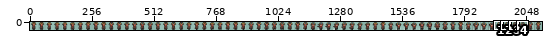
A sprite sheet gets an edit: assets/player/player_sheet.png. Above, an overview of the earlier version with the close-up marked.
Close-up. Before:
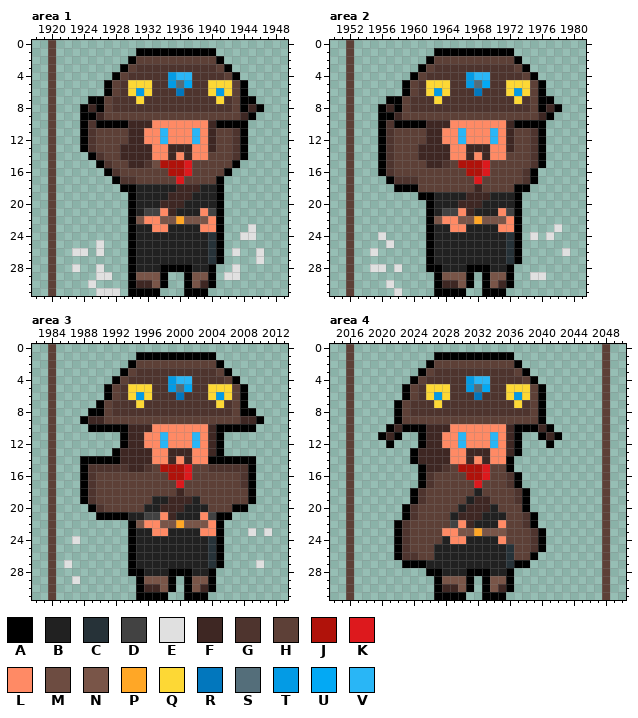
The file is 2112x32 pixels. Shown: area 1: x 1918..1949, y 0..31; area 2: x 1950..1981, y 0..31; area 3: x 1982..2013, y 0..31; area 4: x 2014..2050, y 0..31. The wide view leaves out empty margins. The commit also changed other parts of the picture, which this record leaves out.
Palette (. is transparent): A #000000  B #212121  C #263238  D #424242  E #e0e0e0  F #3e2723  G #4e342e  H #5d4037  J #b0120a  K #dd191d  L #ff8a65  M #6d4c41  N #795548  P #ffa726  Q #fdd835  R #0277bd  S #546e7a  T #039be5  U #03a9f4  V #29b6f6
Pixels before, area 1, first column x 1920:
 0 H..........................
 1 H..........AAAAAAAAAA......
 2 H.........AHHHHHHHHHHA.....
 3 H........AHGGGGGGGGGGHA....
 4 H.......AHGGGGGTVVGGGGHA...
 5 H......AHGQQQGGTSUGGQQQHA..
 6 H......AHGQTQGGGRGGGQTQHA..
 7 H....AAHGGGQGGGGGGGGGQGHAA.
 8 H...AFAHGGGGGGGGGGGGGGGHAFA
 9 H...AAFHHHHHHHHHHHHHHHHHFA.
10 H...AGAAAAFFFLLLLLLLFAAAA..
11 H...AGHHHHFFLLVLLLVLFHHGA..
12 H...AGHHHHFFLLVLLLVLFHHGA..
13 H...AGHHHFFFFLLFFFLLFHHGA..
14 H....AGHHFFFFLLFLFLLHHHGA..
15 H.....AGHHFFGMJJJKHHHHHA...
16 H......AGHHHHHHJJKHHHHA....
17 H.......AGGHHHHHKHHHHA.....
18 H........AABBBBBFFFBBA.....
19 H.........ABBBBFFFBBBA.....
20 H.........ABBBFFFBBBBA.....
21 H.........ABDDLFBBBLDA.....
22 H.........ANLLNNPNNNLA.....
23 H.........ABBLLBBBBLLA...E.
24 H.........ABBBBBBBBBCA..EE.
25 H.....E...ABBBBBBBBBCA.....
26 H..EE.E...ABBBBBBBBBCA.E..E
27 H.........ABBBBBBBBBCA....E
28 H..E..E...ABBBAAAABBA..E...
29 H.....EE..ANNNA..ANNA.EE...
30 H....E....AFFNA..ANFA......
31 H.....EEE.AAAA...AAA.......
Pixels before, area 2, first column x 1952:
 0 H...........................
 1 H..........AAAAAAAAAA.......
 2 H.........AHHHHHHHHHHA......
 3 H........AHGGGGGGGGGGHA.....
 4 H.......AHGGGGGTVVGGGGHA....
 5 H......AHGQQQGGTSUGGQQQHA...
 6 H......AHGQTQGGGRGGGQTQHA...
 7 H....AAHGGGQGGGGGGGGGQGHAA..
 8 H...AFAHGGGGGGGGGGGGGGGHAFA.
 9 H...AAFHHHHHHHHHHHHHHHHHFA..
10 H...AGAAAAFFFLLLLLLLFAAAA...
11 H...AGHHHHFFLLVLLLVLFHHGA...
12 H...AGHHHHFFLLVLLLVLFHHGA...
13 H...AGHHHFFFFLLFFFLLFHHGA...
14 H...AGHHHFFFFLLFLFLLHHHGA...
15 H...AGHHHHFFGHJJJKHHHHHGA...
16 H...AGHHHHHHHHHJJKHHHHGA....
17 H....AGGGHHHHHHHKHHHHHGA....
18 H.....AAAHHHHHHHFHHHHAA.....
19 H........AABBBBFFFBBBA......
20 H.........ABBBFFFBBBBA......
21 H.........ABDDLFBBBLDA......
22 H.........ANLLNNPNNNLA......
23 H.........ABBLLBBBBLLA....E.
24 H...E.....ABBBBBBBBBCA.E.E..
25 H....E....ABBBBBBBBBCA......
26 H..E......ABBBBBBBBBCA.....E
27 H.........ABBBBBBBBBCA......
28 H..EE.E...AABBBAAABBA.......
29 H..........ANNNA.ANNA..EE...
30 H....E.....AFFNA.ANFA.......
31 H.....E....AAAA..AAA........
Pixels before, area 3, first column x 1984:
 0 H...........................
 1 H..........AAAAAAAAAA.......
 2 H.........AHHHHHHHHHHA......
 3 H........AHGGGGGGGGGGHA.....
 4 H.......AHGGGGGTVVGGGGHA....
 5 H......AHGQQQGGTSUGGQQQHA...
 6 H......AHGQTQGGGRGGGQTQHA...
 7 H.....AHGGGQGGGGGGGGGQGHA...
 8 H....AAHGGGGGGGGGGGGGGGHAA..
 9 H...AFFHHHHHHHHHHHHHHHHHFFA.
10 H....AAAAAFFFLLLLLLLFAAAAA..
11 H........AFFLLVLLLVLFA......
12 H........AFFLLVLLLVLFA......
13 H.......AFFFFLLFFFLLFA......
14 H...AAAAAFFFFLLFLFLLAAAAAA..
15 H...AGGGGGFFGHJJJKHHGGGGGA..
16 H...AGHHHHHHHHHJJKHHHHHHGA..
17 H...AGHHHHHHHHHHKHHHHHHHGA..
18 H...AGHHHHHHHHHHFHHHHHHHHA..
19 H...AGHHHHHHHBBFFFBHHHHHHA..
20 H....AGHHHHHBBFFFBBBHHHAA...
21 H.....AAAABBDDLFBBBLDAA.....
22 H.........ANLLNNPNNNLA......
23 H.........ABBLLBBBBLLA...E.E
24 H..E......ABBBBBBBBBCA......
25 H.........ABBBBBBBBBCA......
26 H.........ABBBBBBBBBCA......
27 H.E.......ABBBBBBBBBCA....E.
28 H.........AABBBAAABBA.......
29 H..E.......ANNNA.ANNA.......
30 H..........AFFNA.ANFA.......
31 H..........AAAA..AAA........
Pixels before, area 4, first column x 2016:
 0 H...............................H
 1 H..........AAAAAAAAAA...........H
 2 H.........AHHHHHHHHHHA..........H
 3 H........AHGGGGGGGGGGHA.........H
 4 H.......AHGGGGGTVVGGGGHA........H
 5 H......AHGQQQGGTSUGGQQQHA.......H
 6 H......AHGQTQGGGRGGGQTQHA.......H
 7 H.....AHGGGQGGGGGGGGGQGHA.......H
 8 H.....AHGGGGGGGGGGGGGGGHA.......H
 9 H.....AHHHHHHHHHHHHHHHHHA.......H
10 H....AFAAAFFFLLLLLLLFAAAFA......H
11 H...AFA..AFFLLVLLLVLFA..AFA.....H
12 H....A...AFFLLVLLLVLFA...A......H
13 H.......AFFFFLLFFFLLFA..........H
14 H.......AFFFFLLFLFLLA...........H
15 H........AFFGHJJJKHHA...........H
16 H........AGHHHHJJKHHGA..........H
17 H........AGHHHHHKHHHGA..........H
18 H.......AGHHHHHHBHHHHGA.........H
19 H.......AGHHHHHBFFHHHGA.........H
20 H......AGHHHHHBFFFBHHHA.........H
21 H......AGHHHHBFFFBBBHHGA........H
22 H.....AGHHHHHDLFBBBLHHGA........H
23 H.....AGHHHHLLNNPNNNHHHGA.......H
24 H.....AGHHHHBLLBBBBLHHHGA.......H
25 H.....AGHHHBBBBBBBBBCHHGA.......H
26 H.....AGGHHBBBBBBBBBCHHA........H
27 H......AAABBBBBBBBBBCAA.........H
28 H.........AABBBAAABBA...........H
29 H..........ANNNA.ANNA...........H
30 H..........AFFNA.ANFA...........H
31 H..........AAAA..AAA............H
The result:
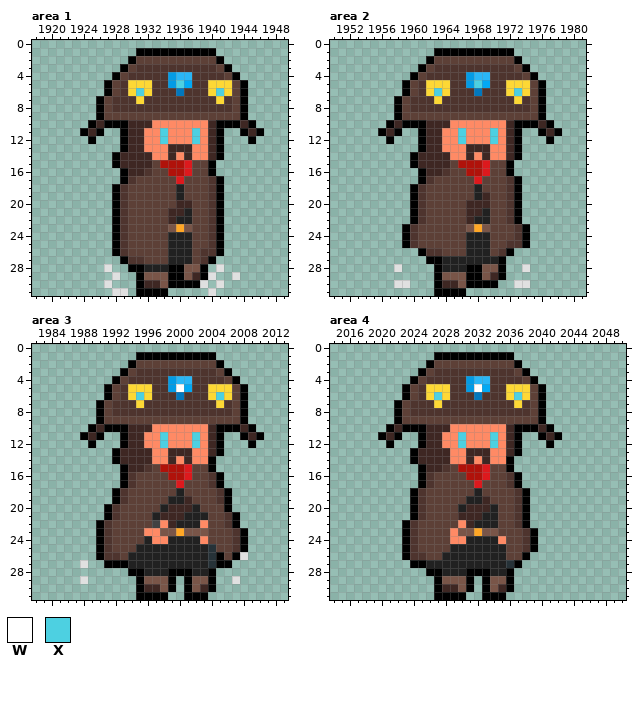
Colours new in this view: W #ffffff  X #4dd0e1
Edits made:
Changed rows in their new state; - is an unchanged pixel.
Area 1:
first column x 1920:
 0 .--------------------------
 1 .--------------------------
 2 .--------------------------
 3 .--------------------------
 4 .--------------------------
 5 .---------------X----------
 6 .----------X---------X-----
 7 .----.-------------------.-
 8 .---..-------------------..
 9 .---..A-----------------A.-
10 .---.AF-----------------FA-
11 .----FA..A----X---X--A..-FA
12 .---.A...A----X---X--A...A-
13 .---.....A--L--------A...--
14 .----...A-----------FA...--
15 .-----..AF--FH------A...---
16 .------..AFFG-------A..----
17 .-------.A----------G------
18 .-------AGHHHHHHBHHHG------
19 .-------AGHHHHHHBHHHG------
20 .-------AGHHHHHH-FHHG------
21 .-------AGHHHHH-F-HHG------
22 .-------AGHHHHHFBBHHG------
23 .-------AGHHHHHNPNHHG----.-
24 .-------AGHHHHH---HHG---..-
25 .-----.-AGHHHHH---HHG------
26 .--..-.-AGHHHHH---HGG--.--.
27 .--------AGGHHH---HGA.----.
28 .--.--.E---A--B--NNA.E-.---
29 .-----..E-.A--NAANFAE-.----
30 .----.-E--.A-FNAA-AE.E-----
31 .-----..-E.---A--...E------
Area 2:
first column x 1952:
 0 .---------------------------
 1 .---------------------------
 2 .---------------------------
 3 .---------------------------
 4 .---------------------------
 5 .---------------X-----------
 6 .----------X---------X------
 7 .----.-------------------.--
 8 .---..-------------------..-
 9 .---..A-----------------A.--
10 .---.AF-----------------FA--
11 .----FA..A----X---X--A..-FA-
12 .---.A...A----X---X--A...A--
13 .---.....A--L--------A...---
14 .---....A-----------FA...---
15 .---....AF--F-------A....---
16 .---.....AFFG-------A...----
17 .----....AG---------GA..----
18 .-----..-G------B---G-.-----
19 .-------AGHHHHHHB-HHG-------
20 .-------AGHHHHH--FHHG-------
21 .-------AGHHHHH-F-HHG-------
22 .-------AGHHHHHFBBHHG-------
23 .------AGHHHHHHNPNHHHGA---.-
24 .---.--AGHHHHHH---HHHGA.-.--
25 .----.-AGHHHHHH---HHGGA-----
26 .--.-----AGGHHH---HGA.-----.
27 .----------A-------A..------
28 .--..-----.------NNA.-E-----
29 .---------------ANFA.--..---
30 .----.EE--------A-A..EE-----
31 .-----.----------...--------
Area 3:
first column x 1984:
 0 .---------------------------
 1 .---------------------------
 2 .---------------------------
 3 .---------------------------
 4 .---------------------------
 5 .---------------W-----------
 6 .----------X---------X------
 7 .---------------------------
 8 .----.-------------------.--
 9 .---..A-----------------A..-
10 .-----F-----------------F---
11 .---AFA-------X---X-----AFA-
12 .----A--------X---X------A--
13 .---------------------------
14 .---....-------------.....--
15 .---.....A----------A.....--
16 .---.....AG---------GA....--
17 .---.....AG---------GA....--
18 .---....AG------B----GA...--
19 .---....AG---HHBB-H--GA...--
20 .----..AG---HHB--F-H--A..---
21 .-----.-GHHHHBF-F--BHHGA----
22 .-----AGHHHHHDLFBBBLHHGA----
23 .-----AGHHHHL-NNPNNNHHHGA.-.
24 .--.--AGHHHH-LL----LHHHGA---
25 .-----AGHHH----------HHGA---
26 .-----AGGHB-----------HAE---
27 .-.-E--AAAB-----------A---.-
28 .---------------------------
29 .--.E------------------E----
30 .---------------------------
31 .---------------------------
Area 4:
first column x 2016:
 0 .-------------------------------.
 1 .-------------------------------.
 2 .-------------------------------.
 3 .-------------------------------.
 4 .-------------------------------.
 5 .---------------W---------------.
 6 .----------X---------X----------.
 7 .-------------------------------.
 8 .-------------------------------.
 9 .-------------------------------.
10 .-------------------------------.
11 .-------------X---X-------------.
12 .-------------X---X-------------.
13 .-------------------------------.
14 .-------------------------------.
15 .-------------------------------.
16 .-------------------------------.
17 .-------------------------------.
18 .-------------------------------.
19 .---------------B---------------.
20 .------.AG-----------G----------.
21 .------.AG---H-----H-GA.--------.
22 .-----.AG----H-----H-GA.--------.
23 .-----.AG---H------H--GA.-------.
24 .-----.AG---H---------GA.-------.
25 .-----.AG--HH-------H-GA.-------.
26 .-----.A-G-H--------H-A.--------.
27 .------.--------------.---------.
28 .-------------------------------.
29 .-------------------------------.
30 .-------------------------------.
31 .-------------------------------.
Pixel boxes of the changes (left, top, right, bottom) in both close-ups:
changed: (48, 40, 264, 296)
changed: (346, 40, 570, 296)
changed: (48, 344, 272, 600)
erased: (346, 344, 354, 600)
erased: (602, 344, 610, 600)
changed: (434, 384, 522, 448)
changed: (394, 496, 546, 568)
